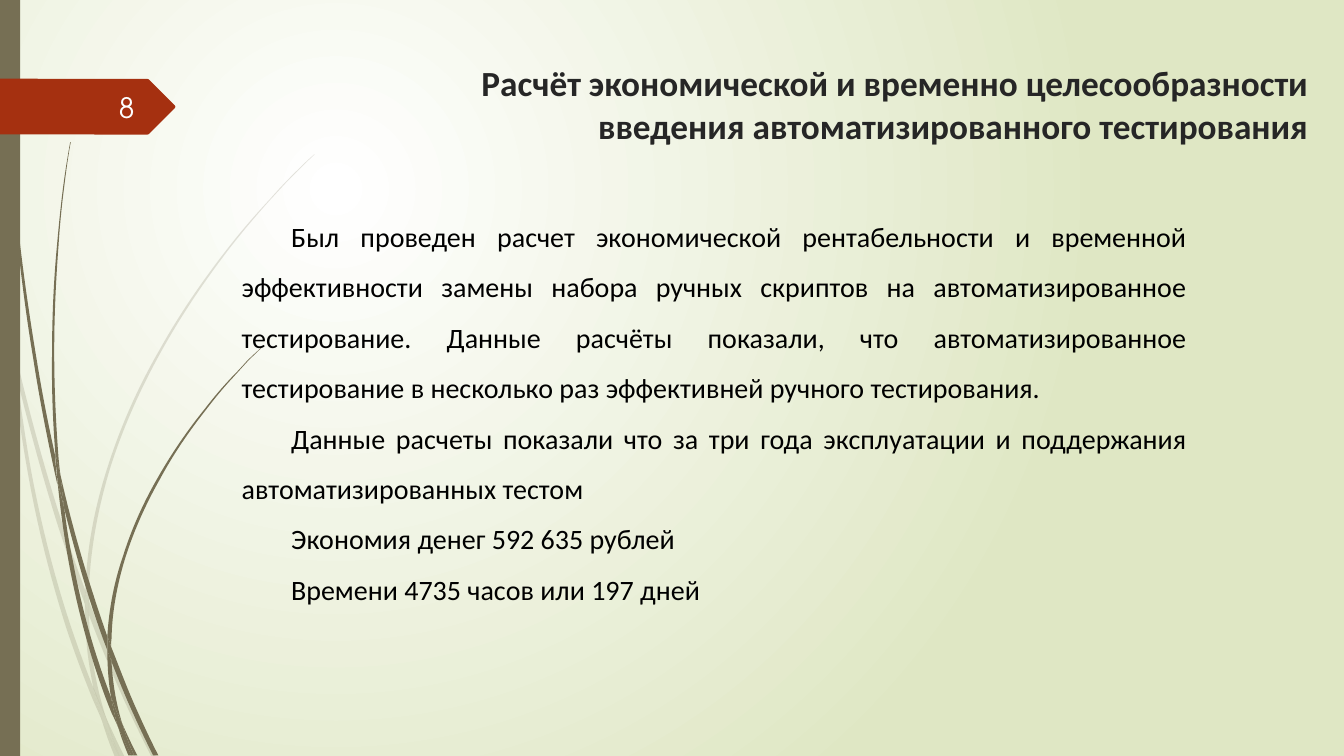
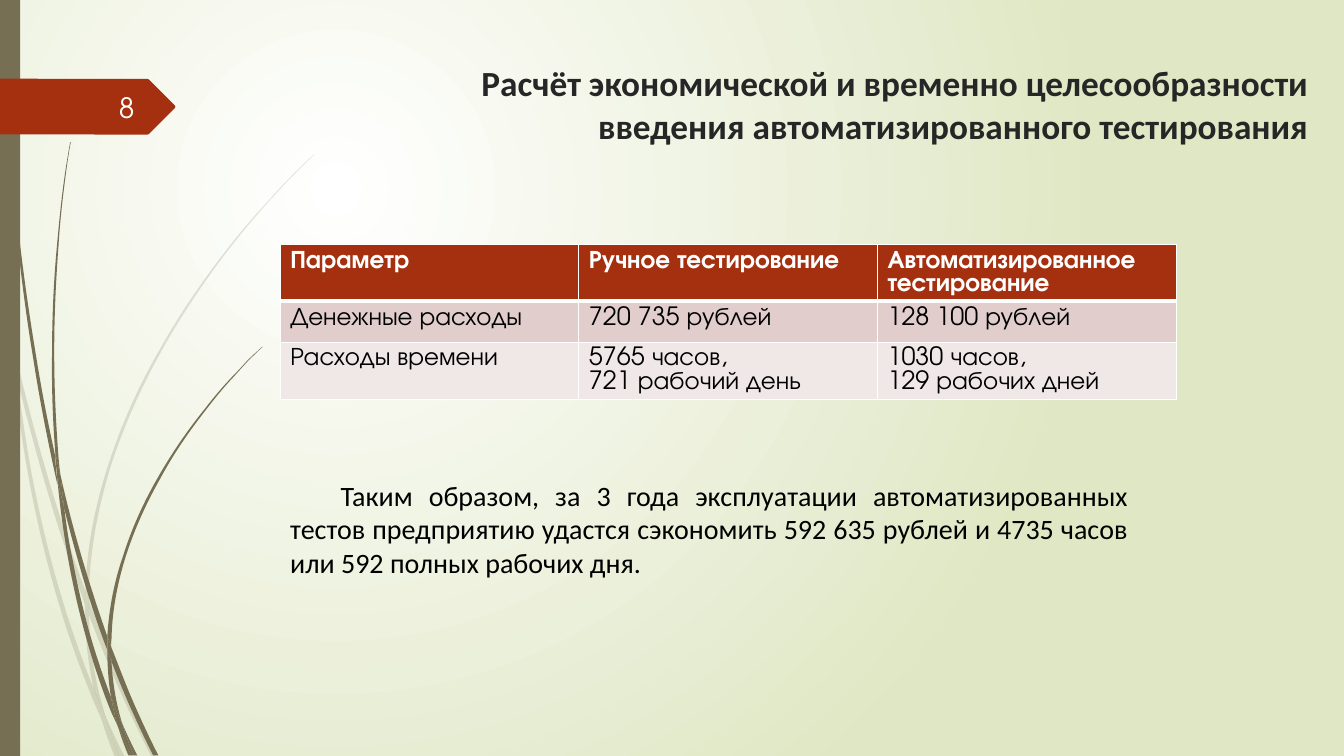
Before and after one commit to Sergeygaan/Lab1, a slide deck: slide 8 of Презентация.pptx. Drawn at 1344x756 pixels with LibreOffice and Linux fonts; fonts in the diff are those of the drawing. Boxes give left, top, right and bottom in pixels: in the first picture for what was removed or moved away, otherwise in the second. Text is boxed around its words. In the diff, an @@ line names an element or a change of style, - is before the commit and + after.

```diff
--- a/Презентация.pptx
+++ b/Презентация.pptx
@@ text removed at <box>242,228,1187,605</box> @@
-Был проведен расчет экономической рентабельности и временной эффективности замены набора ручных скриптов на автоматизированное тестирование. Данные расчёты показали, что автоматизированное тестирование в несколько раз эффективней ручного тестирования.
-Данные расчеты показали что за три года эксплуатации и поддержания автоматизированных тестом
-Экономия денег 592 635 рублей
-Времени 4735 часов или 197 дней
@@ table added at <box>280,245,1176,427</box>, 3 rows, 3 columns @@
+Параметр | Ручное тестирование | Автоматизированное тестирование
+Денежные расходы | 720 735 рублей | 128 100 рублей
+Расходы времени | 5765 часов, / 721 рабочий день | 1030 часов, / 129 рабочих дней
@@ text added at <box>290,487,1128,578</box>, 20 pt, text #000000 @@
+Таким образом, за 3 года эксплуатации автоматизированных тестов предприятию удастся сэкономить 592 635 рублей и 4735 часов или 592 полных рабочих дня.
```
Also in this commit, not shown: 4 other slides changed.
